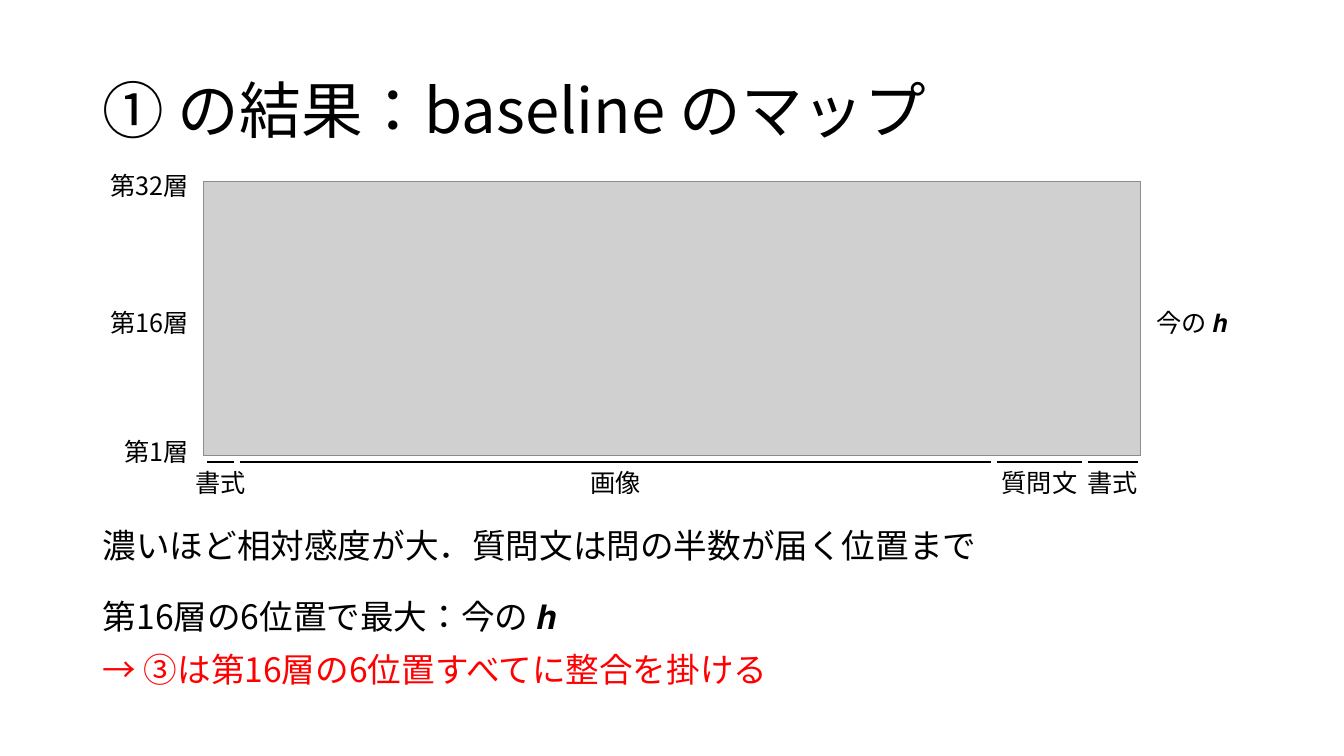
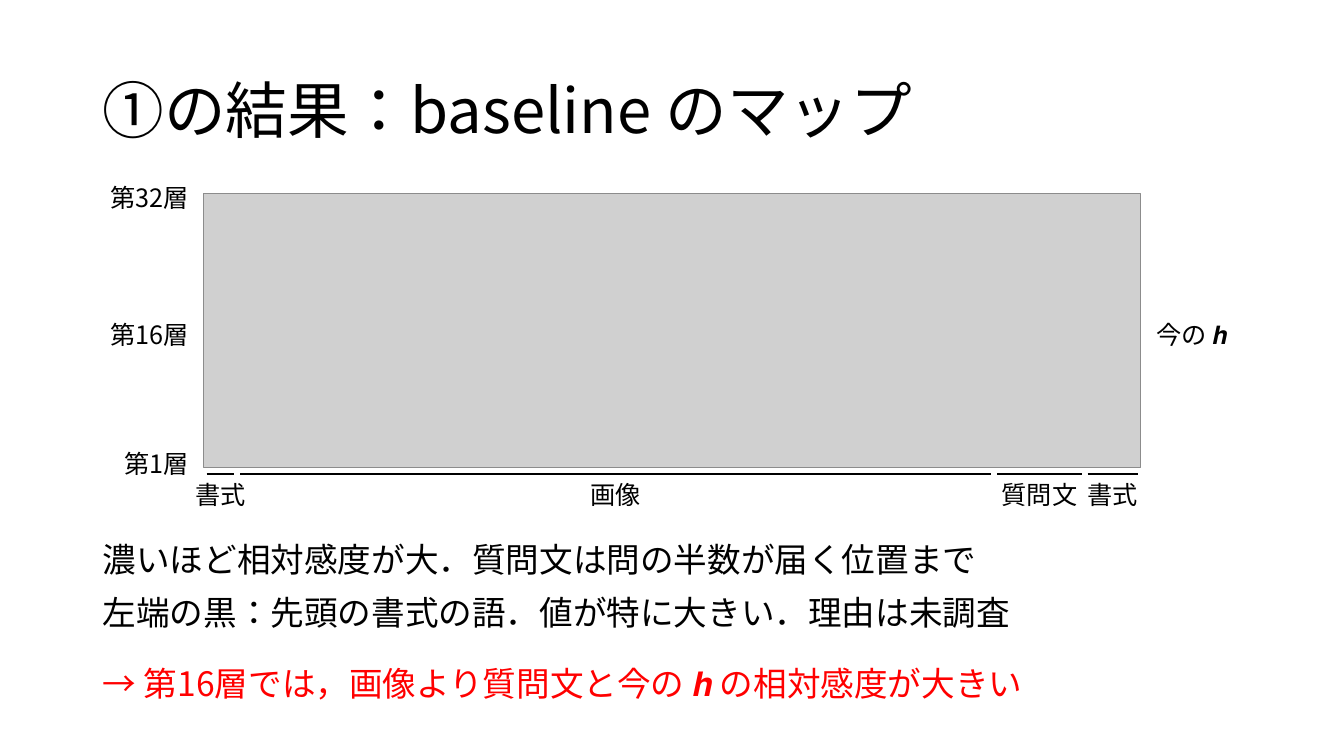
Before and after one commit to tomoking2004/taskalign, a slide deck: slide 7 of presentations/20261127_進捗報告.pptx (slide 6 before the commit). Drawn at 1344x756 pixels with LibreOffice and Linux fonts; fonts in the diff are those of the drawing; grey boxes stand for pictures. Boxes give left, top, right and bottom in pixels: in the first picture for what was removed or moved away, otherwise in the second. Text is boxed around its words. In the diff, an @@ line names an element or a change of style, - is before the commit and + after.

Commit message:
docs: finish the 27 November progress report
The deck gains three slides: what was done since the last report, the
group differences at layer 16's six positions with their intervals,
and a closing summary with the next step. The reading of the layers no
longer says the drop is specific to layer 16, since layer 24 falls too.
② now reads the answer accuracy, and ③ names where the alignment is
applied and how many of its six runs are trained, counted from the
files git tracks. Latin words and Japanese are spaced as
principles.md §3 asks.

Where the research document only describes a result, the script picks
its sentence by the same test the document used; README now says so.
The deck's numbers were recomputed from analyses/ apart from the
script, and none differed.

```diff
--- a/presentations/20261127_進捗報告.pptx
+++ b/presentations/20261127_進捗報告.pptx
@@ title at (102,81,912,139): spaces changed @@
-① の結果：baseline のマップ
+①の結果：baseline のマップ
@@ picture: place and size @@
-picture at (204,181,1141,456)
+picture at (204,194,1141,468)
@@ 8 texts, 4 lines: place and size @@
-8 texts, 4 lines at (110,174,1227,494)
+8 texts, 4 lines at (110,186,1227,506)
@@ text "濃いほど相対感度が大．質問文は問の半数が届く位置まで": place and size @@
-text "濃いほど相対感度が大．質問文は問の半数が届く位置まで" at (103,529,977,561)
+text "濃いほど相対感度が大．質問文は問の半数が届く位置まで" at (103,543,1010,628)
@@ text at (103,596,1010,628): paragraph added @@
+左端の黒：先頭の書式の語．値が特に大きい．理由は未調査
@@ text at (144,667,1022,700): text changed @@
-第16層の6位置で最大：今の 𝒉
-→ ③は第16層の6位置すべてに整合を掛ける
+→ 第16層では，画像より質問文と今の 𝒉 の相対感度が大きい
```
Also in this commit, not shown: 10 other slides changed, 3 slides added, 2 other files.
